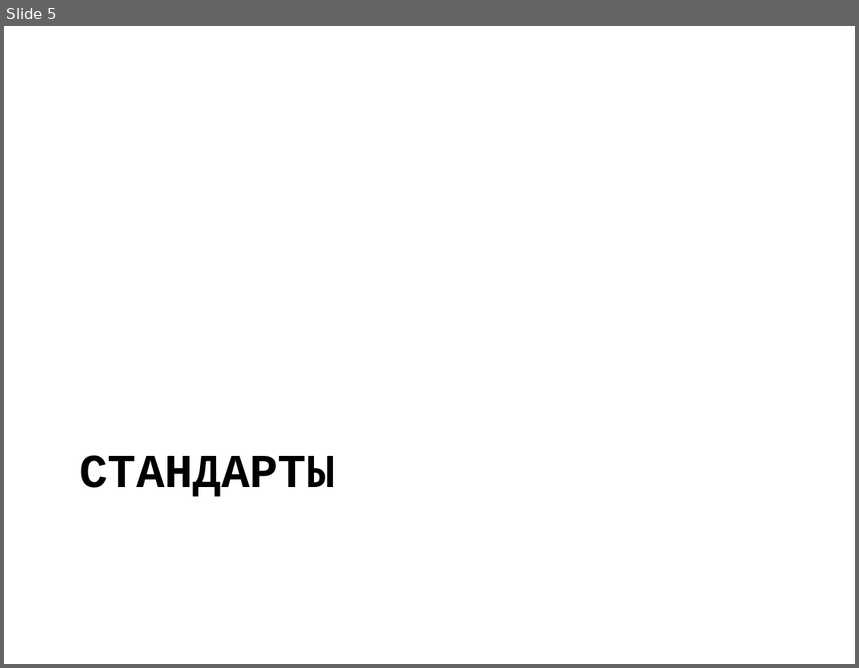
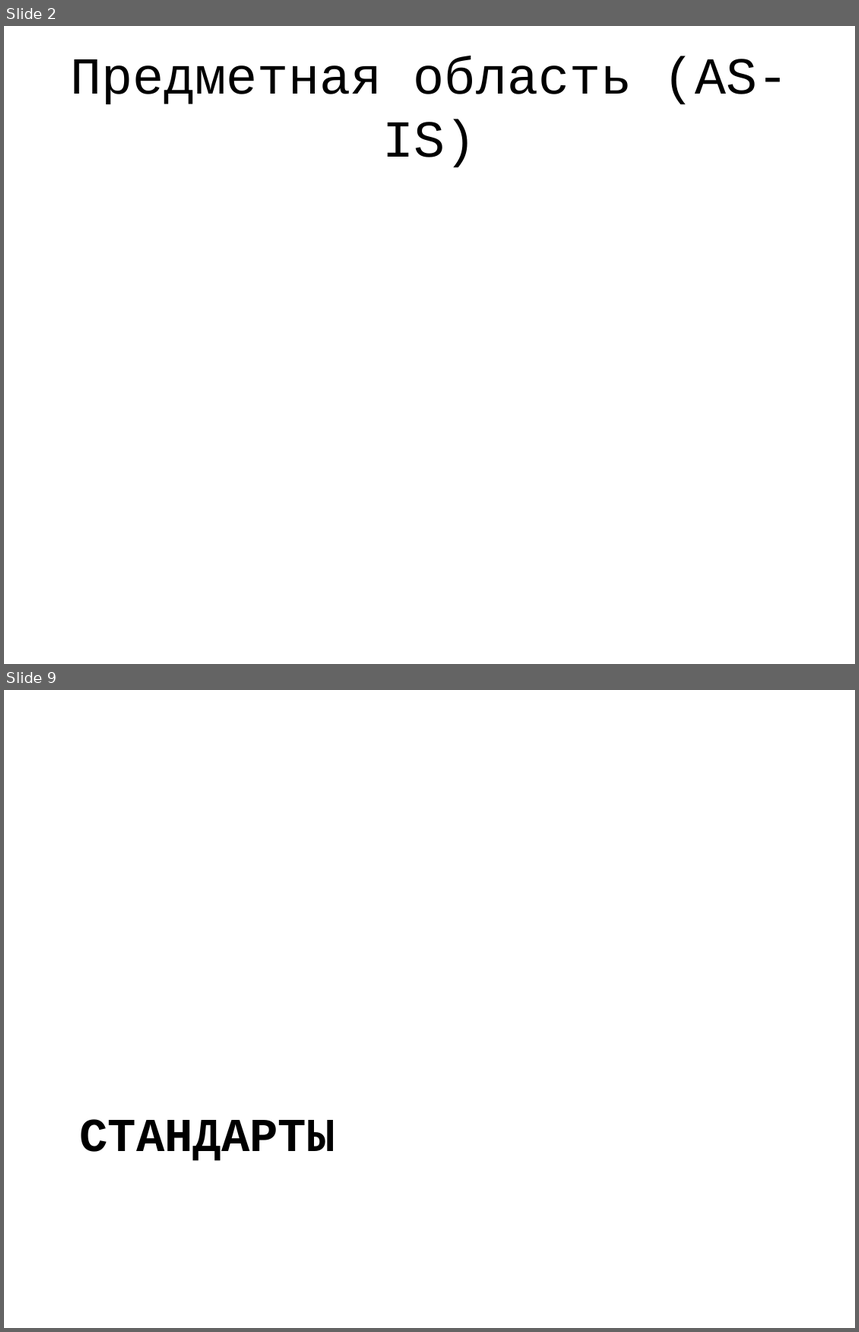
Before and after one commit to jpedraza/Health, a slide deck: Presentation/main.pptx. Shown one above the other, each under a label of ours: slide 5 before the commit, slides 2 and 9 after it; the slides between them are not shown. The pictures are 859x668 and 859x1332 pixels, drawn with LibreOffice and Linux fonts; fonts in the diff are those of the drawing. Boxes give left, top, right and bottom in pixels: in the first picture for what was removed or moved away, otherwise in the second. Text is boxed around its words. In the diff, an @@ line names an element or a change of style, - is before the commit and + after.

```diff
--- a/Presentation/main.pptx
+++ b/Presentation/main.pptx
@@ slide 2 added at (x1=4, y1=26, x2=855, y2=664), background #FFFFFF @@
@@ title added at (x1=70, y1=56, x2=788, y2=168), 44 pt, text #000000 @@
+Предметная область (AS-IS)
@@ what was slide 5 is now slide 9 @@
```
Also in this commit, not shown: 6 other slides added, 3 slides removed, 3 other files.
